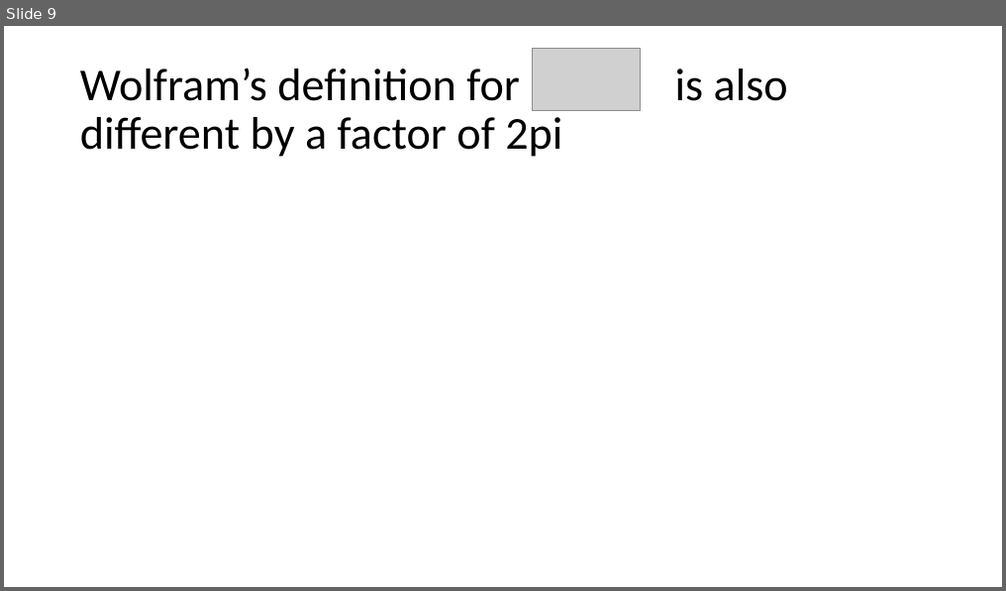
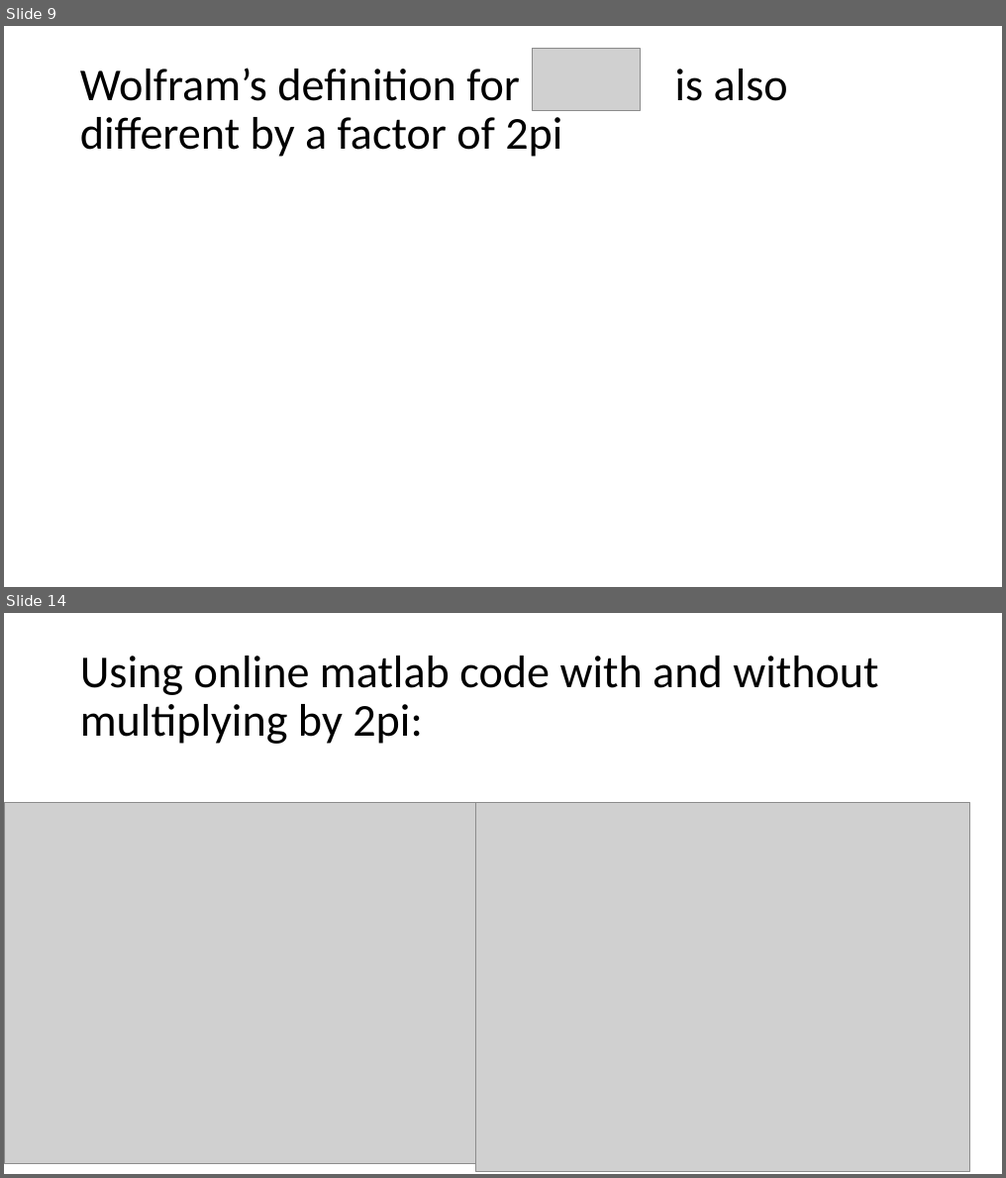
Before and after one commit to acs3235/BMIL, a slide deck: Research Update 4.5.2017.pptx. Shown one above the other, each under a label of ours: slide 9 before the commit, slides 9 and 14 after it; the slides between them are not shown. The pictures are 1006x591 and 1006x1178 pixels, drawn with LibreOffice and Linux fonts; fonts in the diff are those of the drawing; grey boxes stand for pictures. Boxes give left, top, right and bottom in pixels: in the first picture for what was removed or moved away, otherwise in the second. Text is boxed around its words. In the diff, an @@ line names an element or a change of style, - is before the commit and + after.

```diff
--- a/Research Update 4.5.2017.pptx
+++ b/Research Update 4.5.2017.pptx
@@ slide 14 added at <box>4,613,1002,1174</box>, background #FFFFFF @@
@@ title added at <box>80,656,878,744</box>, 44 pt, text #000000 @@
+Using online matlab code with and without multiplying by 2pi:
@@ picture added at <box>4,802,487,1164</box> @@
@@ picture added at <box>476,802,970,1172</box> @@
```
Also in this commit, not shown: 6 other slides added, 1 slide removed, 4 other files.
